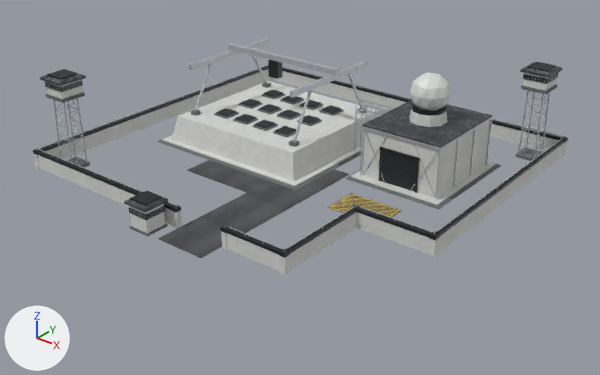
An edit to the glTF model Models/abm_silo_lvl3.glb, drawn before and after from the same camera.
The view is the same before and after, from a camera (50 mm lens) standing at (99.6, -126.2, 71.6) and looking at (3.0, -5.4, -3.3). Lighting does not change. The marker at lower left points along +X, +Y and +Z. The first picture is the older version. Vertices at exactly the same position are counted once.

Objects in the first picture: 'SLO_L3_Asphalt', 'SLO_L3_ConcDark', 'SLO_L3_ConcLight', 'SLO_L3_DoorCorr', 'SLO_L3_HatchZone', 'SLO_L3_Radome', 'SLO_L3_RoofCorr', 'SLO_L3_SteelDark', 'SLO_L3_SteelTruss', 'SLO_L3_WindowDark'.
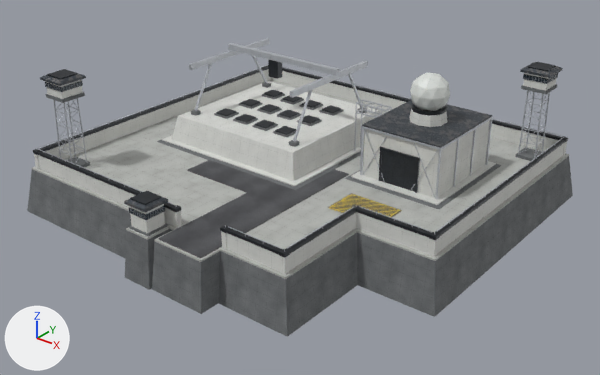
Location of each change, [x1, y1, x2, y2] in pixels of the pictures (600 x 375 px):
'SLO_L3_ConcDark', reshaped (7% wider, 66% taller): before [46, 83, 557, 236]; after [27, 83, 573, 337]
'SLO_L3_ConcMid', added: after [32, 80, 569, 279]
part 1 of me_slo_l3_concdark_007, added: after [27, 156, 573, 337]

The change, as a list of edits to the scene's bpy script:
```text
Add img_tex_no_concrete_mid:
    img_tex_no_concrete_mid = load_image('tex_no_concrete_mid', '_unpacked/tex_no_concrete_mid', 512, 512, 'sRGB')
Add mat_mat_no_concrete_mid:
    mat_mat_no_concrete_mid = principled_material('Mat_NO_Concrete_Mid')
    mat_mat_no_concrete_mid.texture = img_tex_no_concrete_mid
    mat_mat_no_concrete_mid.roughness = 0.88
Change me_slo_l3_concdark_007:
    used by ob_slo_l3_concdark; location = (0.0, 0.0, 0.0)
    remove me_slo_l3_concdark_007.from_pydata(...)  # 184 vertices, 276 faces; spans x -38.7..38.7, y -42.9..34.7, z 0.0..16.0
    add me_slo_l3_concdark_007.from_pydata(...)  # 212 vertices, 320 faces; spans x -43.8..43.8, y -44.4..39.8, z -10.0..16.0
    me_slo_l3_concdark_007 part 1
    28 vertices are added at x -43.8..43.8, y -44.4..39.8, z -10.0..-0.3
    44 new faces join them
Add me_slo_l3_concmid_001:
    me_slo_l3_concmid_001.from_pydata(...)  # 28 vertices, 44 faces; spans x -42.2..42.2, y -43.3..38.2, z -0.4..0.0
    me_slo_l3_concmid_001.materials.append(mat_mat_no_concrete_mid)  # picture img_tex_no_concrete_mid
Add ob_slo_l3_concmid:
    ob_slo_l3_concmid = bpy.data.objects.new('SLO_L3_ConcMid', me_slo_l3_concmid_001)
    ob_slo_l3_concmid.location = (0.0, 0.0, 0.0)
```
